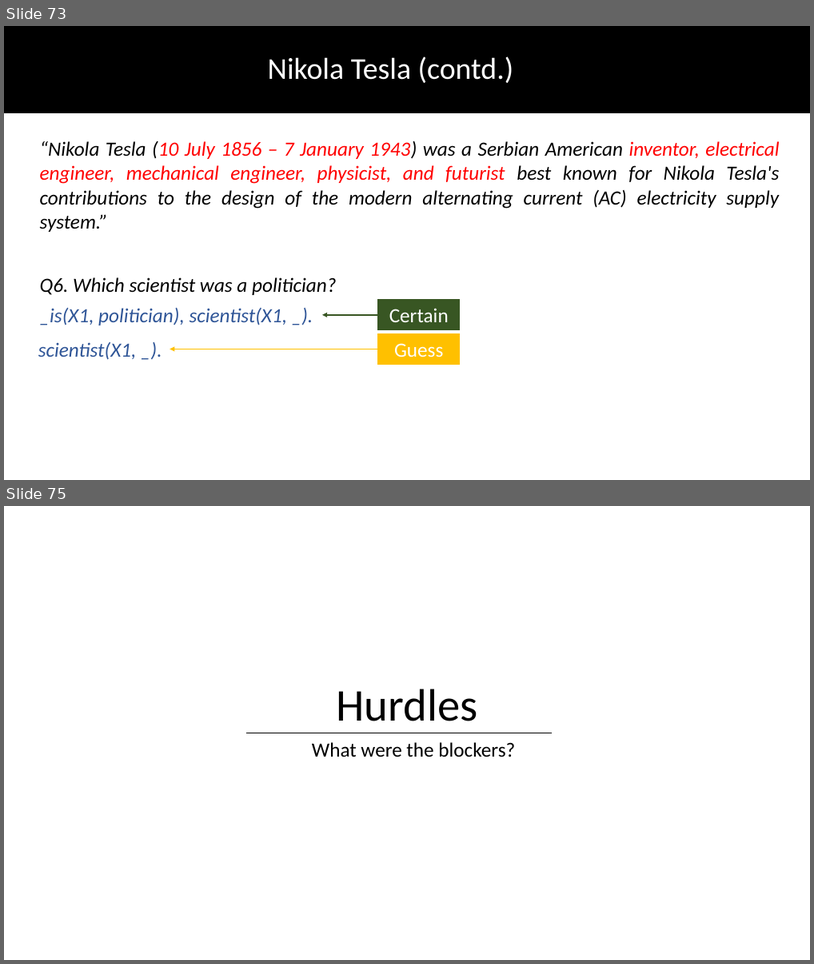
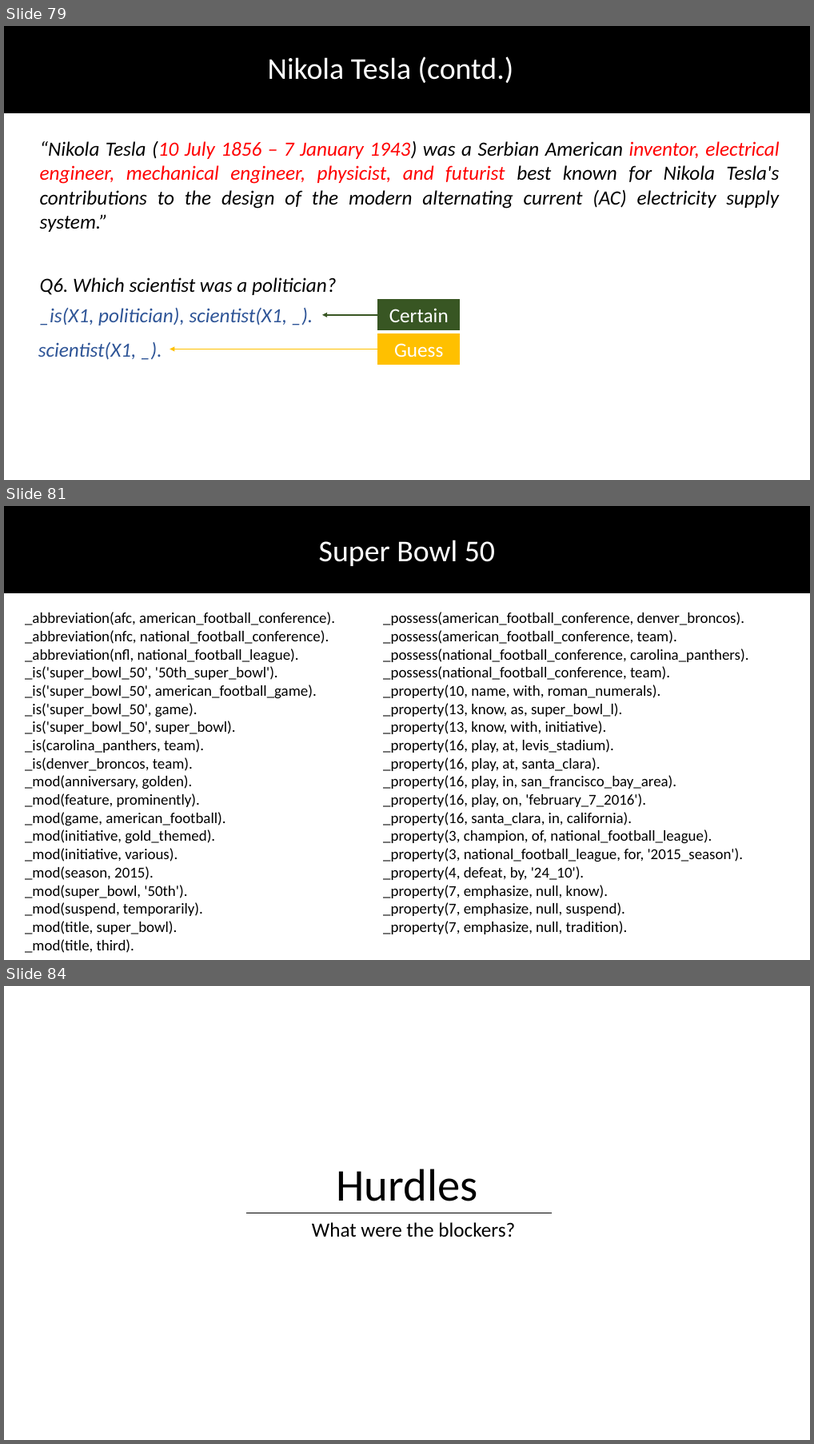
Before and after one commit to DhruvaPendharkar/thesis-project, a slide deck: Notes/ThesisPresentation.pptx. Shown one above the other, each under a label of ours: slides 73 and 75 before the commit, slides 79, 81 and 84 after it; the slides between them are not shown. The pictures are 814x964 and 814x1444 pixels, drawn with LibreOffice and Linux fonts; fonts in the diff are those of the drawing. Boxes give left, top, right and bottom in pixels: in the first picture for what was removed or moved away, otherwise in the second. Text is boxed around its words. In the diff, an @@ line names an element or a change of style, - is before the commit and + after.

```diff
--- a/Notes/ThesisPresentation.pptx
+++ b/Notes/ThesisPresentation.pptx
@@ slide 81 added at (4,506,810,960), background #FFFFFF @@
@@ rectangle added at (4,506,810,592), fill #000000, outline #000000 1 pt @@
@@ text added at (319,540,495,566), 36 pt, text #FFFFFF @@
+Super Bowl 50
@@ text added at (25,612,335,952), 18 pt, text #000000 @@
+_abbreviation(afc, american_football_conference).
+_abbreviation(nfc, national_football_conference).
+_abbreviation(nfl, national_football_league).
+_is('super_bowl_50', '50th_super_bowl').
+_is('super_bowl_50', american_football_game).
+_is('super_bowl_50', game).
+_is('super_bowl_50', super_bowl).
+_is(carolina_panthers, team).
+_is(denver_broncos, team).
+_mod(anniversary, golden).
+_mod(feature, prominently).
+_mod(game, american_football).
+_mod(initiative, gold_themed).
+_mod(initiative, various).
+_mod(season, 2015).
+_mod(super_bowl, '50th').
+_mod(suspend, temporarily).
+_mod(title, super_bowl).
+_mod(title, third).
@@ text added at (383,612,750,934), 18 pt, text #000000 @@
+_possess(american_football_conference, denver_broncos).
+_possess(american_football_conference, team).
+_possess(national_football_conference, carolina_panthers).
+_possess(national_football_conference, team).
+_property(10, name, with, roman_numerals).
+_property(13, know, as, super_bowl_l).
+_property(13, know, with, initiative).
+_property(16, play, at, levis_stadium).
+_property(16, play, at, santa_clara).
+_property(16, play, in, san_francisco_bay_area).
+_property(16, play, on, 'february_7_2016').
+_property(16, santa_clara, in, california).
+_property(3, champion, of, national_football_league).
+_property(3, national_football_league, for, '2015_season').
+_property(4, defeat, by, '24_10').
+_property(7, emphasize, null, know).
+_property(7, emphasize, null, suspend).
+_property(7, emphasize, null, tradition).
@@ what was slide 73 is now slide 79 @@
@@ what was slide 75 is now slide 84 @@
```
Also in this commit, not shown: 1 slide changed, 8 other slides added.
